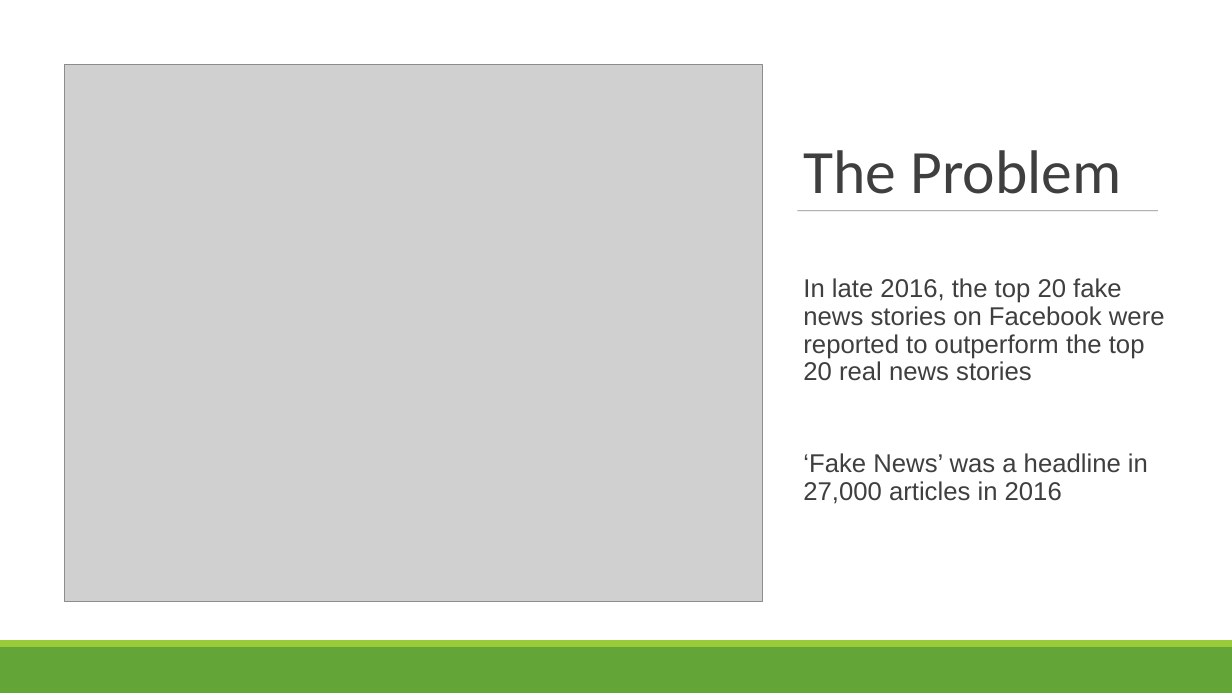
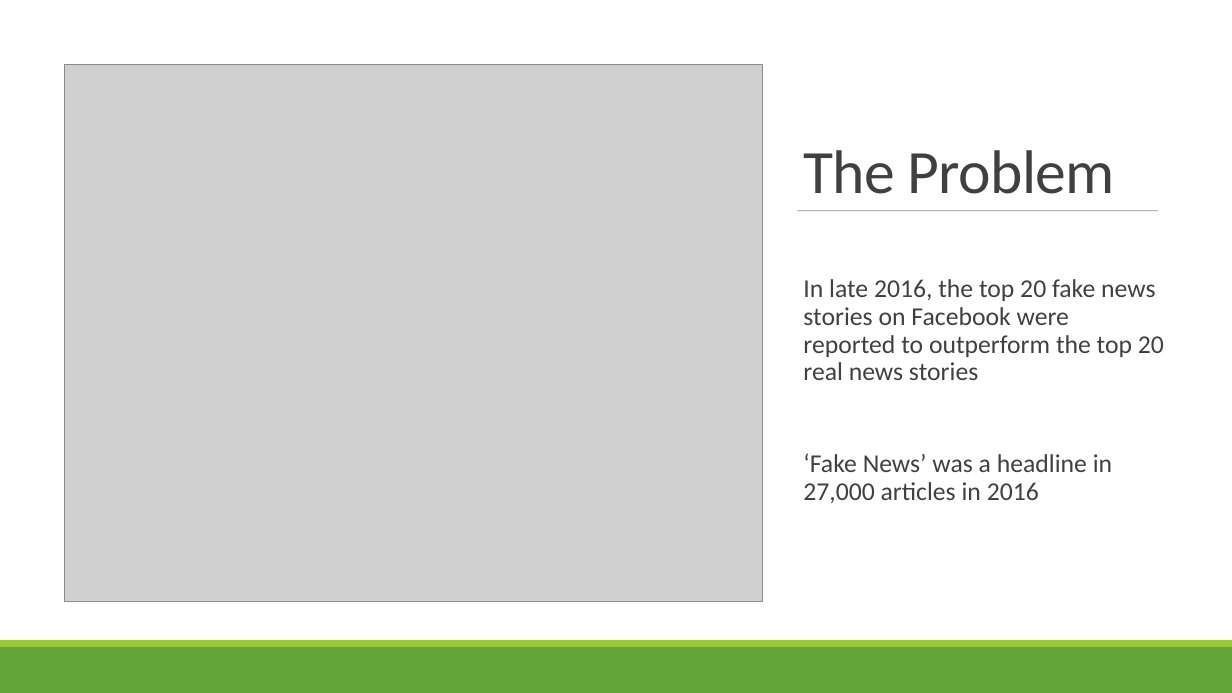
Before and after one commit to LinghanX/Project_Veritas, a slide deck: slide 3 of presentations/FakeNews_Final.pptx. Drawn at 1232x693 pixels with LibreOffice and Linux fonts; fonts in the diff are those of the drawing; grey boxes stand for pictures. Boxes give left, top, right and bottom in pixels: in the first picture for what was removed or moved away, otherwise in the second. Text is boxed around its words. In the diff, an @@ line names an element or a change of style, - is before the commit and + after.

```diff
--- a/presentations/FakeNews_Final.pptx
+++ b/presentations/FakeNews_Final.pptx
@@ title "The Problem" at (803, 150, 1115, 194): text colour #3F3F3F to #404040, letter spacing 0 to -0.5 pt; indent changed @@
@@ text "In late 2016, the top ..." at (803, 279, 1164, 503): font Arial to Calibri, text colour #3F3F3F to #404040 @@
```
Also in this commit, not shown: 14 other slides changed.
